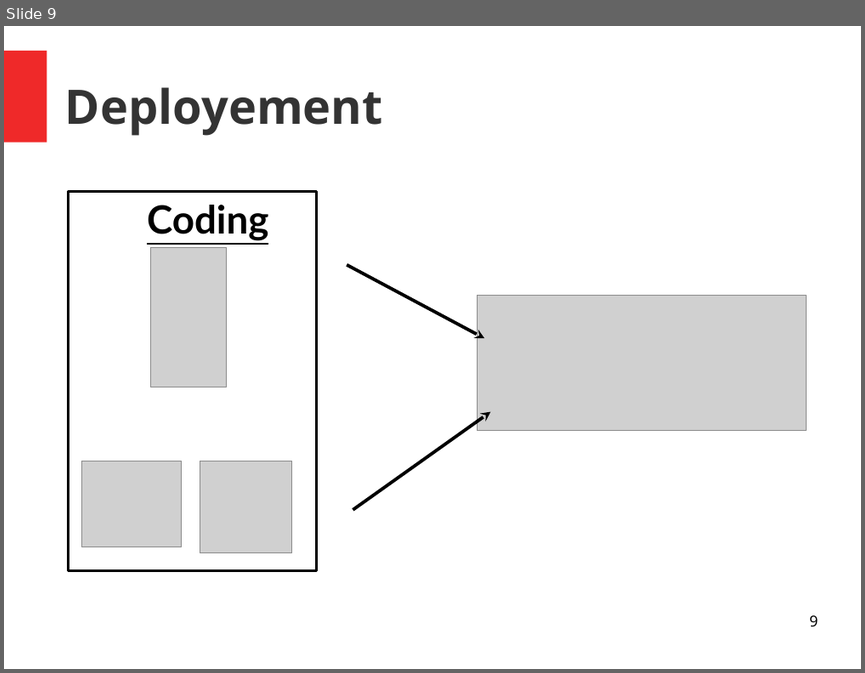
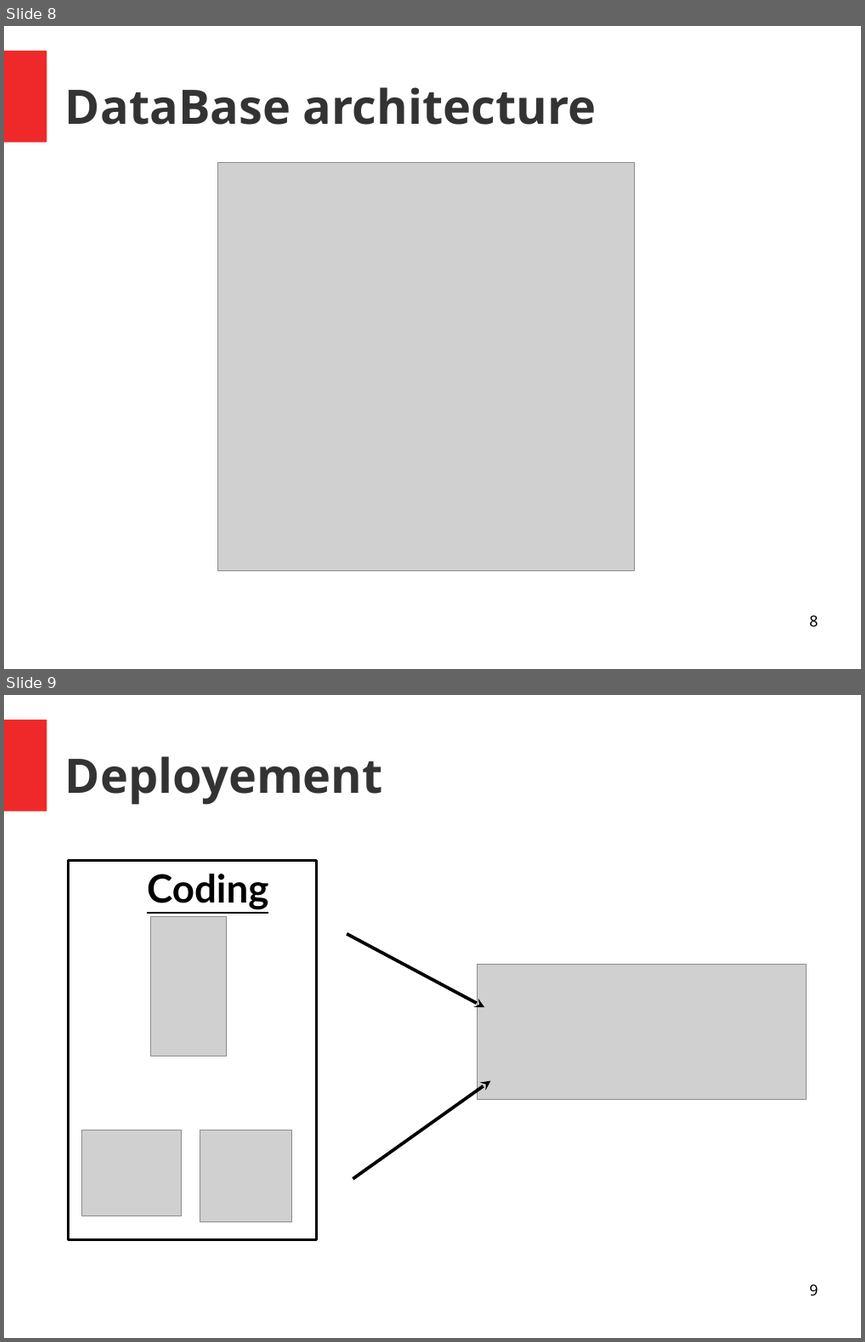
Before and after one commit to unige-pinfo-2019/PInfo3, a slide deck: Docs/Presentations/pres2.odp. Shown one above the other, each under a label of ours: slide 9 before the commit, slides 8 and 9 after it. The pictures are 865x673 and 865x1342 pixels, drawn with LibreOffice and Linux fonts; fonts in the diff are those of the drawing; grey boxes stand for pictures. Boxes give left, top, right and bottom in pixels: in the first picture for what was removed or moved away, otherwise in the second. Text is boxed around its words. In the diff, an @@ line names an element or a change of style, - is before the commit and + after.

```diff
--- a/Docs/Presentations/pres2.odp
+++ b/Docs/Presentations/pres2.odp
@@ slide 8 added at (x1=4, y1=26, x2=861, y2=669), background #FFFFFF; not listed: 1 template element that a slide beside it also shows @@
@@ title added at (x1=65, y1=87, x2=596, y2=125), 44 pt, text #333333, bold @@
+DataBase architecture
@@ picture added at (x1=218, y1=162, x2=635, y2=570) @@
@@ page number added at (x1=809, y1=615, x2=817, y2=626), 14 pt, text #000000 @@
+8
```
Also in this commit, not shown: 3 slides changed, 1 slide removed, 2 other files.
